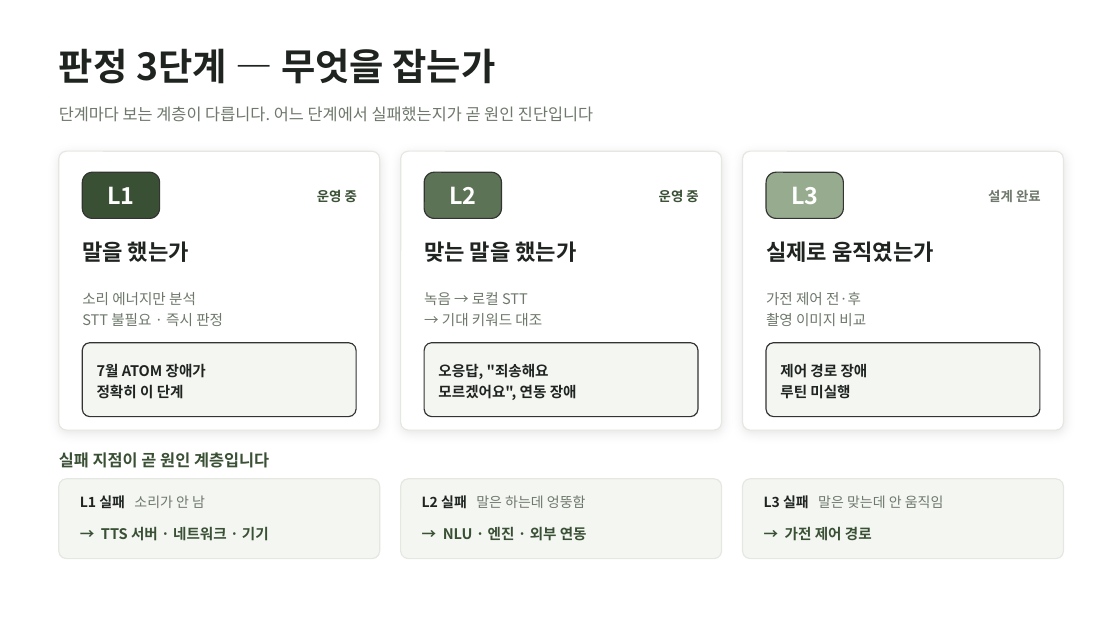
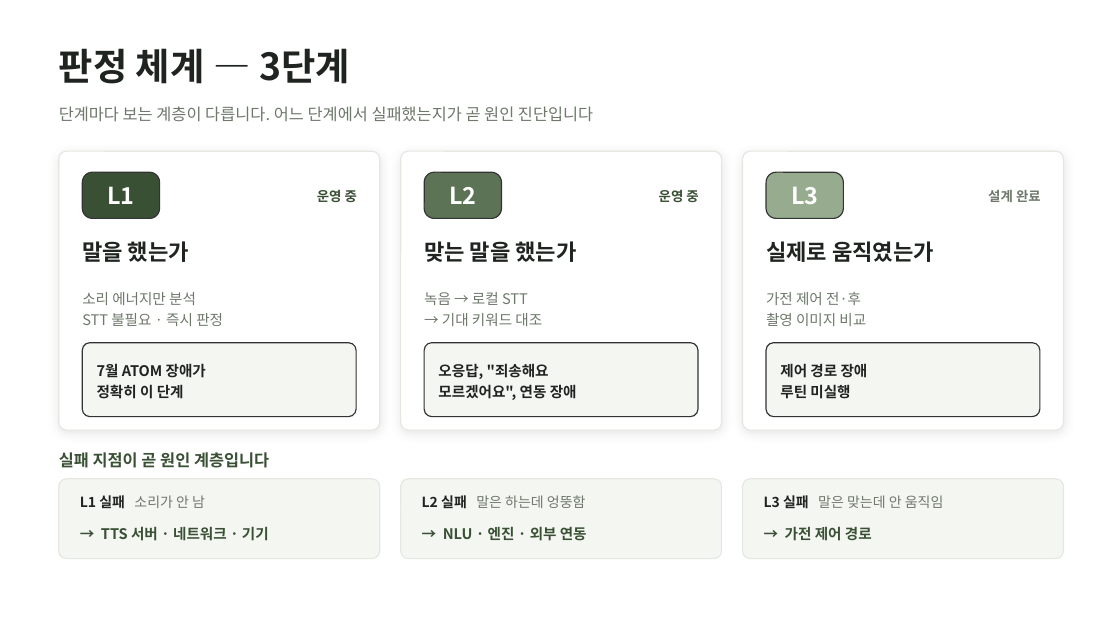
Before and after one commit to wonseok0415/wonseok-lab, a slide deck: slide 6 of thinqreal/fieldcheck/FieldCheck_진행보고_20260802.pptx. Drawn at 1120x630 pixels with LibreOffice and Linux fonts; fonts in the diff are those of the drawing. Boxes give left, top, right and bottom in pixels: in the first picture for what was removed or moved away, otherwise in the second. Text is boxed around its words. In the diff, an @@ line names an element or a change of style, - is before the commit and + after.

```diff
--- a/thinqreal/fieldcheck/FieldCheck_진행보고_20260802.pptx
+++ b/thinqreal/fieldcheck/FieldCheck_진행보고_20260802.pptx
@@ text at [59, 48, 350, 84]: text changed @@
-판정 3단계 — 무엇을 잡는가
+판정 체계 — 3단계
```
Also in this commit, not shown: 11 other slides changed, 4 other files.
